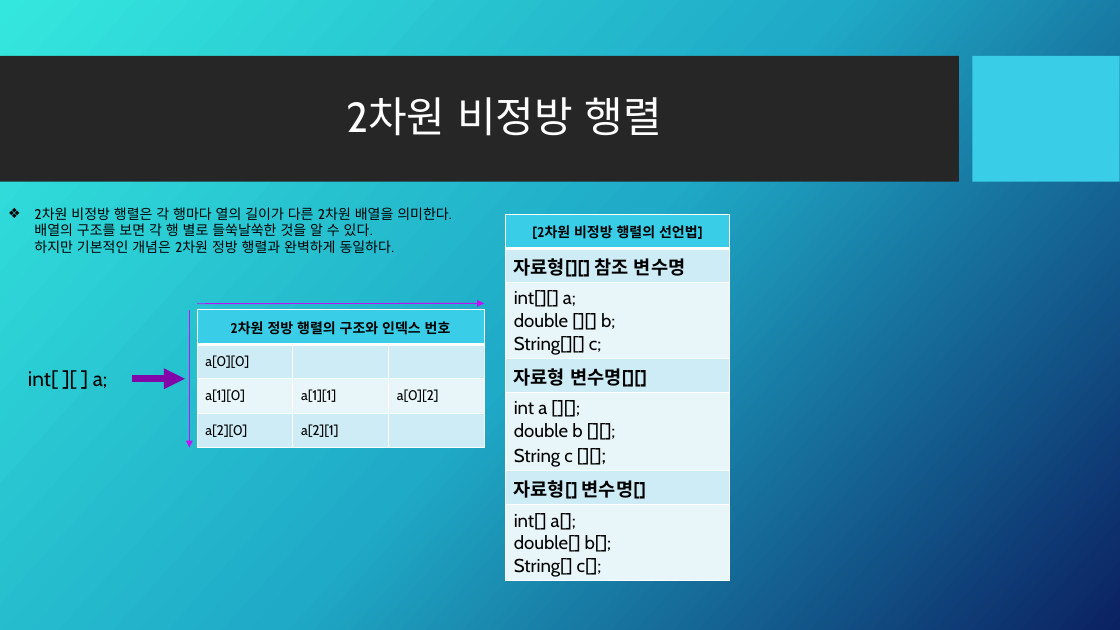
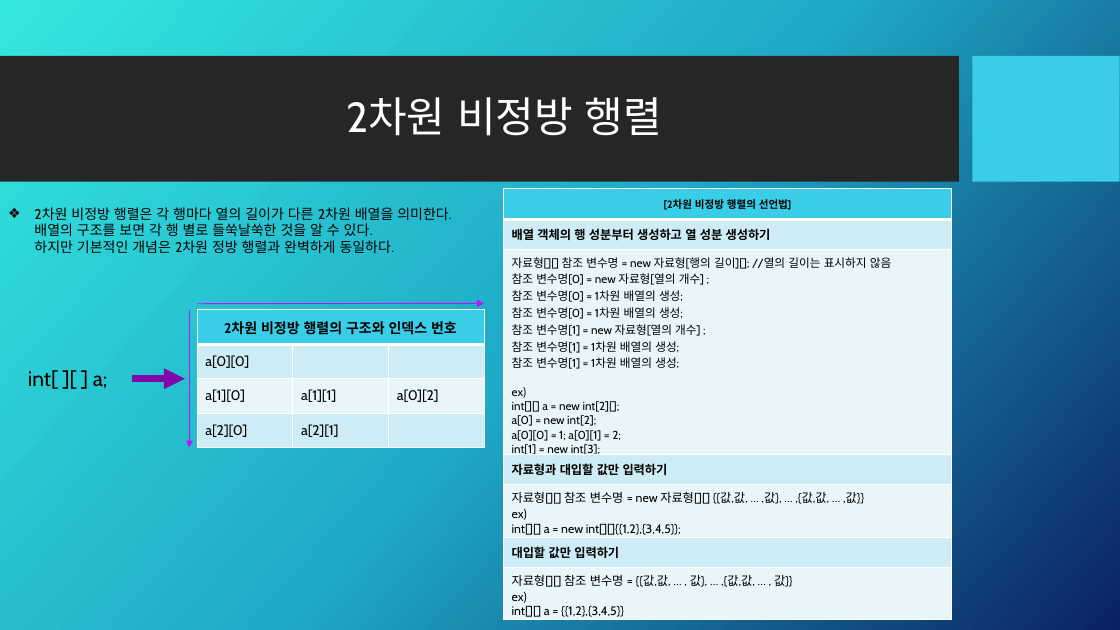
Before and after one commit to Kalex007s/java, a slide deck: slide 27 of study001/교육자료/Java.pptx. Drawn at 1120x630 pixels with LibreOffice and Linux fonts; fonts in the diff are those of the drawing; background and template pictures are left out. Boxes give left, top, right and bottom in pixels: in the first picture for what was removed or moved away, otherwise in the second. Text is boxed around its words. In the diff, an @@ line names an element or a change of style, - is before the commit and + after.

```diff
--- a/study001/교육자료/Java.pptx
+++ b/study001/교육자료/Java.pptx
@@ table at (503, 189, 952, 621) @@
-row 2, column 1: 자료형[][] 참조 변수명
+row 2, column 1: 배열 객체의 행 성분부터 생성하고 열 성분 생성하기
-row 3, column 1: int[][] a; / double [][] b; / String[][] c;
+row 3, column 1: 자료형[][] 참조 변수명 = new 자료형[행의 길이][]; //열의 길이는 표시하지 않음 / 참조 변수명[0] = new 자료형[열의 개수] ; / 참조 변수명[0] = 1차원 배열의 생성; / 참조 변수명[0] = 1차원 배열의 생성; / 참조 변수명[1] = new 자료형[열의 개수] ; / 참조 변수명[1] = 1차원 배열의 생성; / 참조 변수명[1] = 1차원 배열의 생성; / ex) / int[][] a = new int[2][]; / a[0] = new int[2]; / a[0][0] = 1; a[0][1] = 2; / int[1] = new int[3]; / a[1][0] = 3; a[1][1] = 4; a[1][5] = 5;
-row 4, column 1: 자료형 변수명[][]
+row 4, column 1: 자료형과 대입할 값만 입력하기
-row 5, column 1: int a [][]; / double b [][]; / String c [][];
+row 5, column 1: 자료형[][] 참조 변수명 = new 자료형[][] {{값,값, … ,값}, … ,{값,값, … ,값}} / ex) / int[][] a = new int[][]{{1,2},{3,4,5}};
-row 6, column 1: 자료형[] 변수명[]
+row 6, column 1: 대입할 값만 입력하기
-row 7, column 1: int[] a[]; / double[] b[]; / String[] c[];
+row 7, column 1: 자료형[][] 참조 변수명 = {{값,값, … , 값}, … ,{값,값, … , 값}} / ex) / int[][] a = {{1,2},{3,4,5}}
@@ size 12 to 9 pt in "[2차원 비정방 행렬의 선언법]" @@
@@ table: place and size @@
-table at (506, 215, 730, 581)
+table at (503, 189, 952, 621)
@@ table at (197, 310, 485, 448) @@
-row 1, column 1: 2차원 정방 행렬의 구조와 인덱스 번호
+row 1, column 1: 2차원 비정방 행렬의 구조와 인덱스 번호
```
Also in this commit, not shown: 2 slides added, 1 other file.
